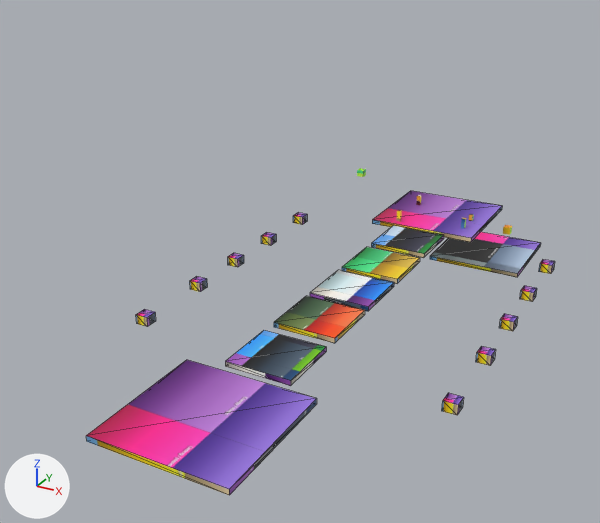
Two versions of the glTF model public/models/third_person_blender_integrated/scene.glb, one commit apart.
Camera for both pictures: a camera (50 mm lens) standing at (19.6, -57.8, 22.2) and looking at (-3.4, -16.0, 1.3). The lights are fixed; the arrows at lower left show +X, +Y and +Z. The older version comes first. Mesh edges are drawn as thin lines on the coarser meshes. Where no turn or scale is listed for an object, it has been applied to the vertices. Vertices at exactly the same position are counted once.

Script lines for the objects in view, before the commit:
```python
ob_box = bpy.data.objects.new('Box', me_plane)
ob_box.location = (0.0, 0.0, 0.0)
ob_box_001 = bpy.data.objects.new('Box.001', me_plane_002)
ob_box_001.location = (0.0, 0.0, 0.0)
ob_box_012 = bpy.data.objects.new('Box.012', me_plane_017)
ob_box_012.location = (0.0, 0.0, 0.0)
ob_platform_move_2_001 = bpy.data.objects.new('platform_move_2.001', me_plane_003)
ob_platform_move_2_001.location = (0.0, 0.0, 0.0)
ob_platform_move_2_003 = bpy.data.objects.new('platform_move_2.003', me_plane_005)
ob_platform_move_2_003.location = (0.0, 0.0, 0.0)
ob_platform_move_2_004 = bpy.data.objects.new('platform_move_2.004', me_plane_006)
ob_platform_move_2_004.location = (0.0, 0.0, 0.0)
# also in view: 'platform_move_2.002' at (0.0, -15.3, -0.1); 'platform_move_2' at (0.0, -6.2, -0.1)
```
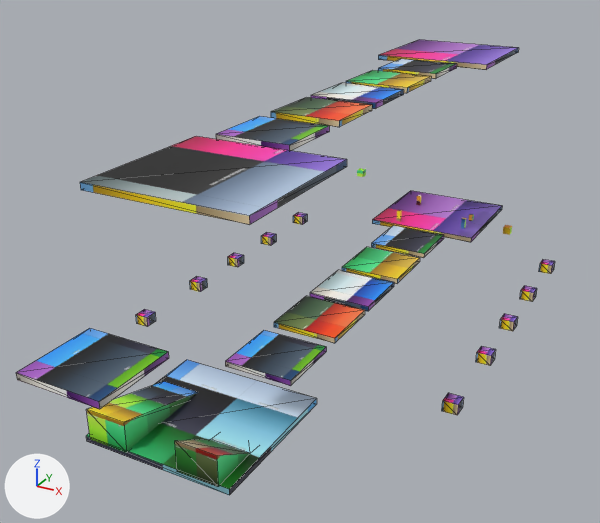
Location of each change, [x1, y1, x2, y2] in pixels of the pictures (600 x 523 px):
'Box.001', moved: before [430, 232, 541, 277]; after [80, 136, 347, 225]
'zplatform_move_2.005', added: after [16, 328, 169, 409]
'Box.013', added (purple): after [378, 40, 519, 70]
'platform_move_2.009', added: after [216, 116, 329, 151]
'platform_move_2.008', added: after [271, 97, 372, 127]
'platform_move_2.007', added: after [311, 83, 404, 109]
'platform_move_2.006', added: after [346, 70, 431, 93]
'platform_move_2.005', added: after [378, 59, 457, 79]
part 2 of me_plane_017, added (green): after [86, 382, 250, 487]
part 3 of me_plane_017, surface changed (purple to blue): [86, 360, 317, 495] in both

The change, as a list of edits to the scene's bpy script:
```text
Change me_plane_002:
    used by ob_box_001; location = (0.0, 0.0, 0.0)
    remove me_plane_002.from_pydata(...)  # 8 vertices, 12 faces; spans x -2.53..5.15, y 5.9..13.58, z -6.71..-6.39
    add me_plane_002.from_pydata(...)  # 8 vertices, 12 faces; spans x -2.53..5.15, y -35.07..-27.39, z 11.84..12.16
    me_plane_002 part 1: the whole mesh is moved by (0.0, -40.97, 18.55)
Change me_plane_017:
    used by ob_box_012; location = (0.0, 0.0, 0.0)
    remove me_plane_017.from_pydata(...)  # 8 vertices, 12 faces; spans x -3.84..3.84, y -35.09..-27.41, z -0.32..0.0
    add me_plane_017.from_pydata(...)  # 24 vertices, 36 faces; spans x -3.84..3.84, y -35.12..-27.41, z -0.32..1.5
    me_plane_017 part 2
    8 vertices are added at x -3.59..1.23, y -35.12..-29.72, z -0.32..1.5
    8 new vertices lie (2.09, 0.0, 0.0) away from vertices in x -3.59..1.23, y -35.12..-29.72, z -0.32..1.5
    24 new faces join them
    me_plane_017 part 3: 12 kept faces spanning x -3.84..3.84, y -35.09..-27.41, z -0.32..0.0 get new texture (UV) coordinates
Add me_plane_018:
    me_plane_018.from_pydata(...)  # a box spanning x -1.95..1.95, y -26.63..-22.72, z 6.1..6.4
    me_plane_018.materials.append(mat_material)  # picture img_palette_texture
Add ob_box_013:
    ob_box_013 = bpy.data.objects.new('Box.013', me_plane.copy())  # the mesh of ob_box
    ob_box_013.location = (0.0, 0.0, 12.18)
Add ob_platform_move_2_009:
    ob_platform_move_2_009 = bpy.data.objects.new('platform_move_2.009', me_plane_006.copy())  # the mesh of ob_platform_move_2_004
    ob_platform_move_2_009.location = (0.0, 0.0, 12.13)
Add ob_platform_move_2_008:
    ob_platform_move_2_008 = bpy.data.objects.new('platform_move_2.008', me_plane_005.copy())  # the mesh of ob_platform_move_2_003
    ob_platform_move_2_008.location = (0.0, 0.0, 12.13)
Add ob_platform_move_2_007:
    ob_platform_move_2_007 = bpy.data.objects.new('platform_move_2.007', me_plane_004.copy())  # the mesh of ob_platform_move_2_002
    ob_platform_move_2_007.location = (0.0, 0.0, 12.13)
Add ob_platform_move_2_006:
    ob_platform_move_2_006 = bpy.data.objects.new('platform_move_2.006', me_plane_003.copy())  # the mesh of ob_platform_move_2_001
    ob_platform_move_2_006.location = (0.0, 0.0, 12.13)
Add ob_platform_move_2_005:
    ob_platform_move_2_005 = bpy.data.objects.new('platform_move_2.005', me_plane_001.copy())  # the mesh of ob_platform_move_2
    ob_platform_move_2_005.location = (0.0, 0.0, 12.13)
Add ob_zplatform_move_2_005:
    ob_zplatform_move_2_005 = bpy.data.objects.new('zplatform_move_2.005', me_plane_018)
    ob_zplatform_move_2_005.location = (0.0, -13.29, 0.0)
```
